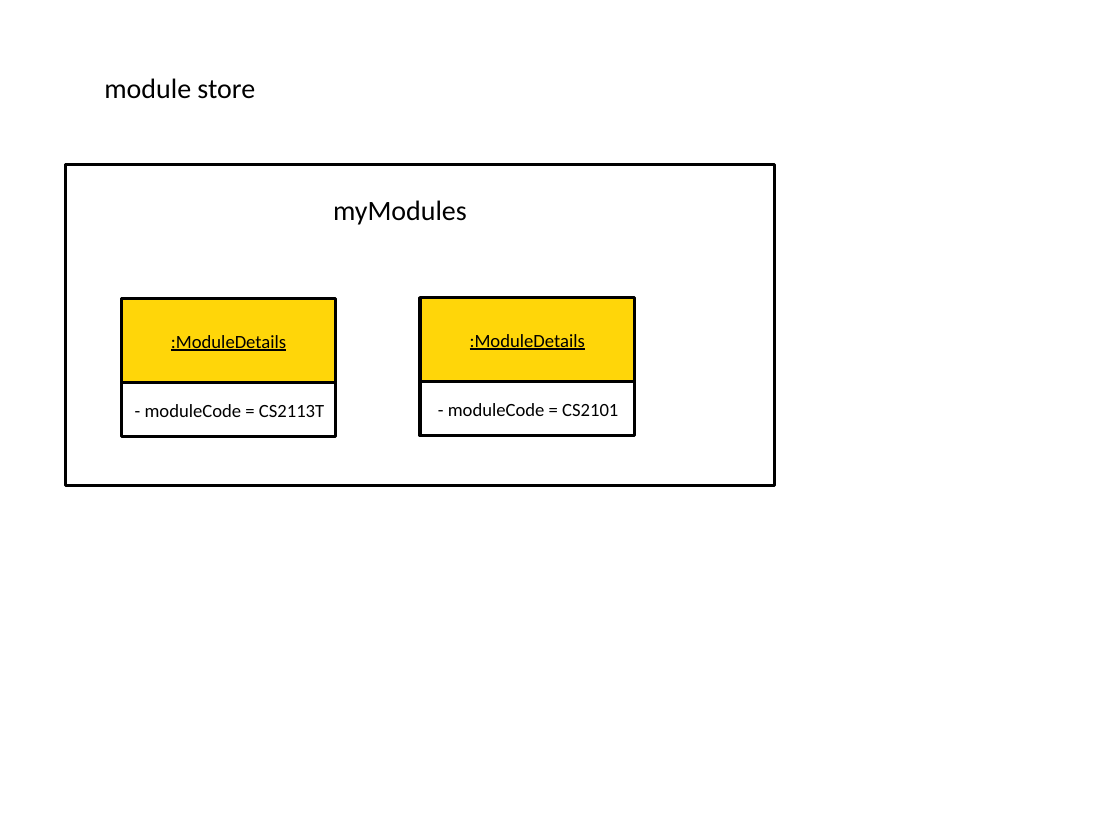
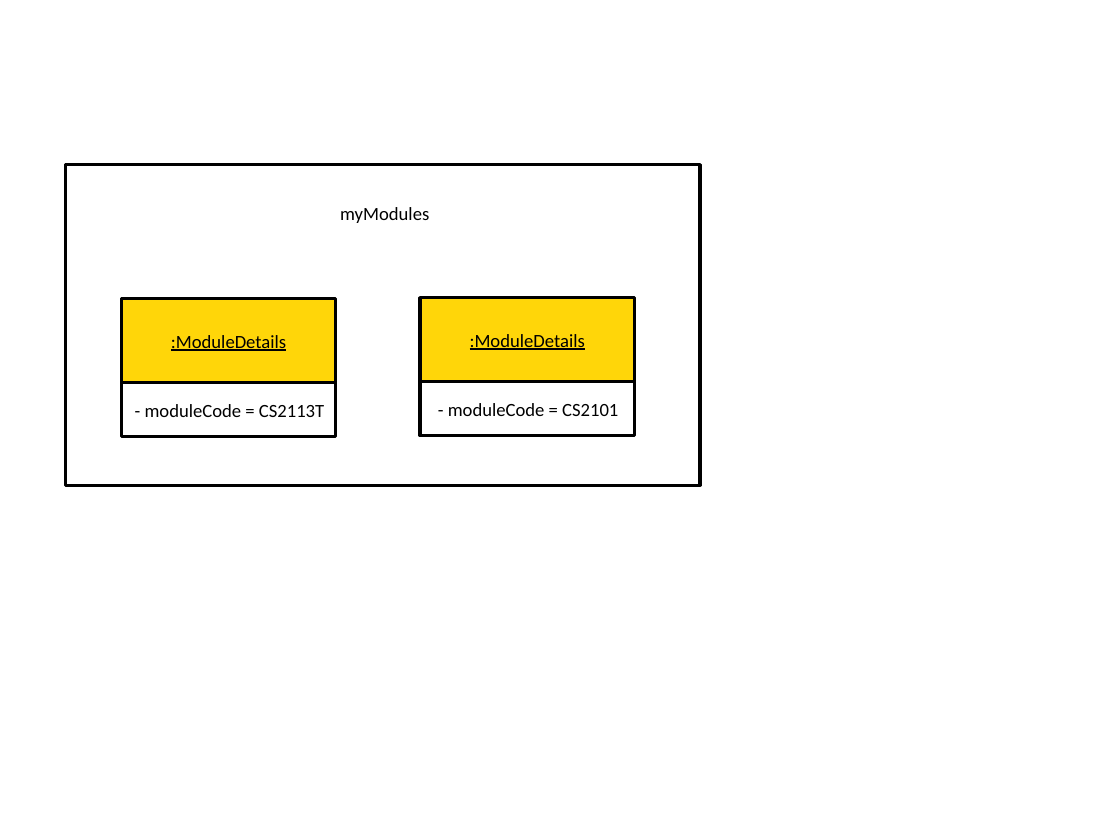
Before and after one commit to shyamgj1900/tp, a slide deck: slide 10 of docs/assets/DG Diagrams.pptx. Drawn at 1120x840 pixels with LibreOffice and Linux fonts; fonts in the diff are those of the drawing. Boxes give left, top, right and bottom in pixels: in the first picture for what was removed or moved away, otherwise in the second. Text is boxed around its words. In the diff, an @@ line names an element or a change of style, - is before the commit and + after.

Commit message:
Resize object diagrams for module store

```diff
--- a/docs/assets/DG Diagrams.pptx
+++ b/docs/assets/DG Diagrams.pptx
@@ text removed at <box>104,78,255,99</box> @@
-module store
@@ rectangle: place and size @@
-rectangle at <box>65,165,774,485</box>
+rectangle at <box>65,165,700,485</box>
@@ text "myModules": place and size @@
-text "myModules" at <box>333,200,467,225</box>
+text "myModules" at <box>340,207,429,223</box>
@@ text "myModules" at <box>340,207,429,223</box>: size 18 to 12 pt @@
```
Also in this commit, not shown: 1 other slide changed, 3 other files.
